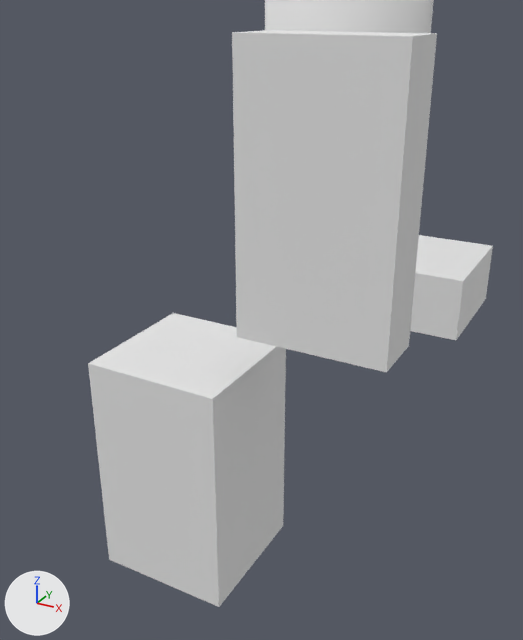
Two versions of the Blender file etc/blend/Prefabs.blend, one commit apart.
Camera for both pictures: a 50 mm camera at (2.15, -7.29, 1.95) aimed at (0.39, -4.09, 0.35). Every picture has the same lights, and +X, +Y and +Z are marked at lower left.

The first picture shows 'Acid', 'Door', 'EndPoint', 'Trap'.
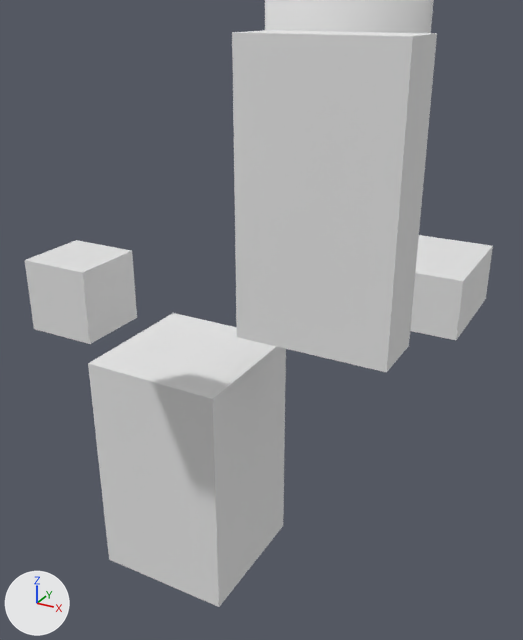
Edits to the bpy script that builds the scene:
```text
Add me_ambientsound:
    me_ambientsound.from_pydata(...)  # a box spanning x -0.2..0.2, y -0.2..0.2, z -0.2..0.2
Add ob_ambientsound:
    ob_ambientsound = bpy.data.objects.new('AmbientSound', me_ambientsound)
    ob_ambientsound.location = (-0.5, -4.5, 0.5)
```

Location of each change, (x1, y1, x2, y2) in pixels of the pictures (523 x 640 px):
'AmbientSound', added
    after: (25, 240, 137, 344)
